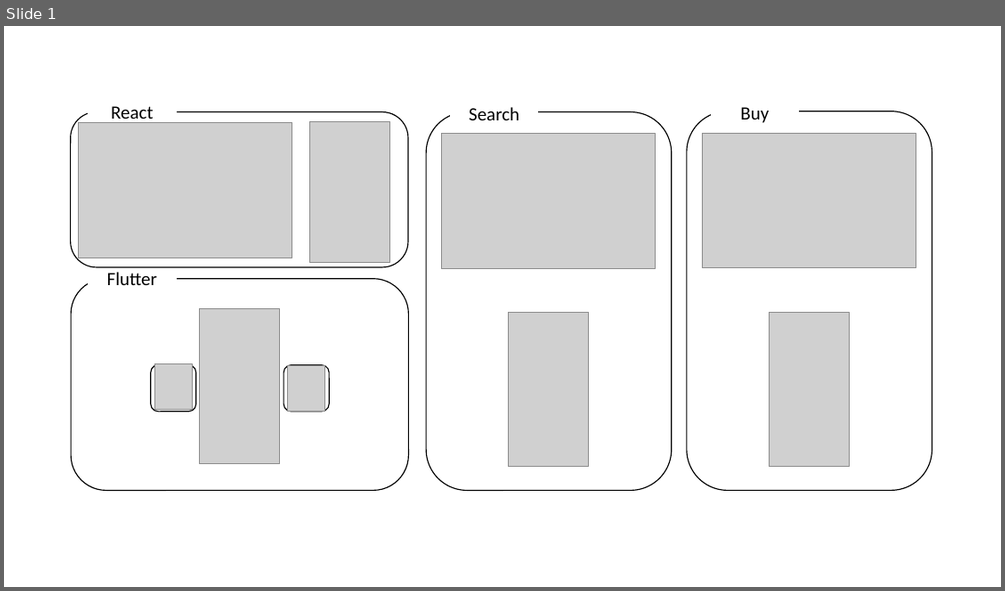
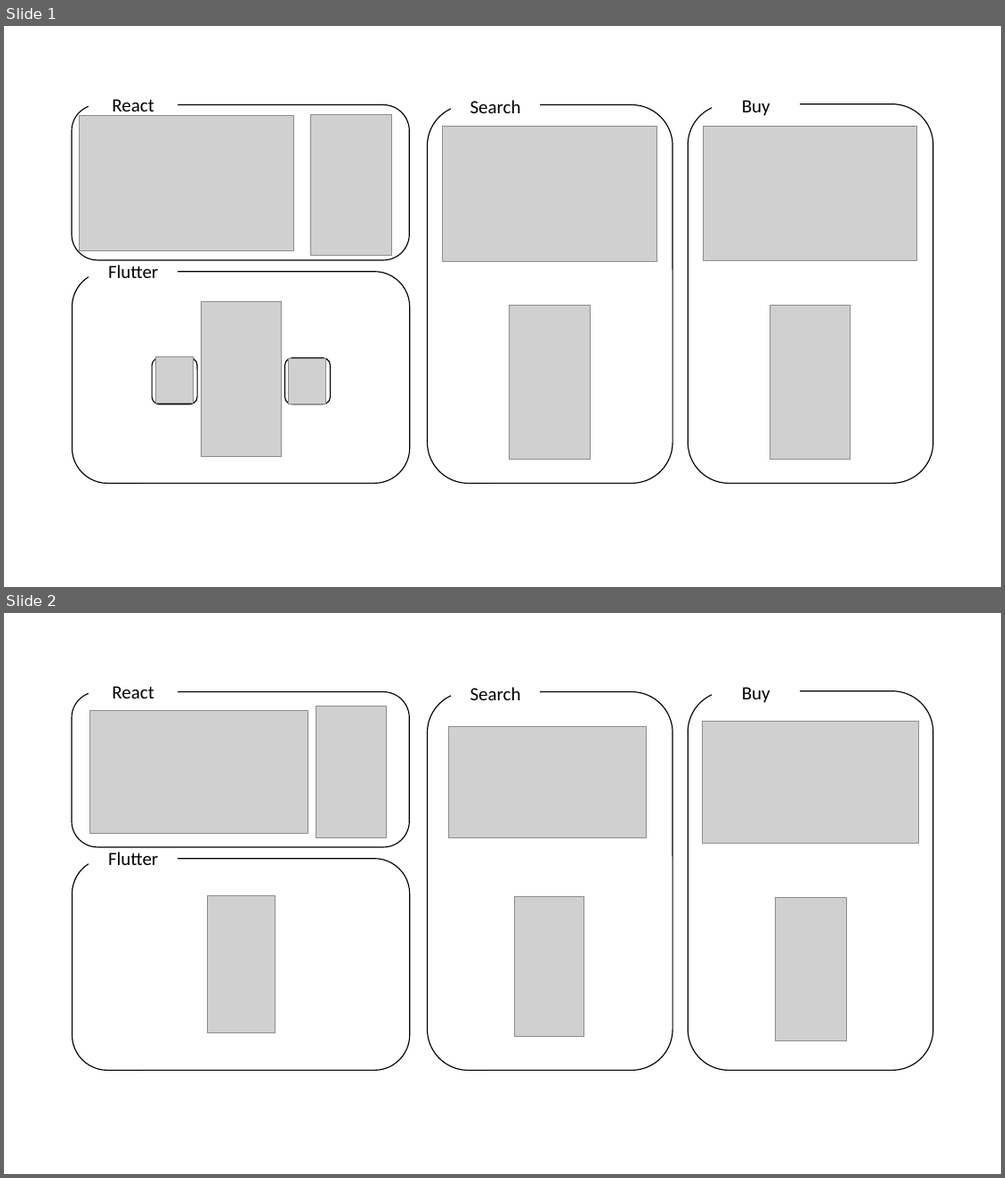
Before and after one commit to pszzang123/capstone2024, a slide deck: doc/책자/책자 이미지.pptx. Shown one above the other, each under a label of ours: slide 1 before the commit, slides 1 and 2 after it. The pictures are 1005x591 and 1005x1178 pixels, drawn with LibreOffice and Linux fonts; fonts in the diff are those of the drawing; grey boxes stand for pictures. Boxes give left, top, right and bottom in pixels: in the first picture for what was removed or moved away, otherwise in the second. Text is boxed around its words. In the diff, an @@ line names an element or a change of style, - is before the commit and + after.

```diff
--- a/doc/책자/책자 이미지.pptx
+++ b/doc/책자/책자 이미지.pptx
@@ slide 2 added at (4,613,1001,1174), background #FFFFFF @@
@@ rounded rectangle added at (72,691,410,847), outline #000000 1 pt @@
@@ rectangle added at (89,682,177,701), fill #FFFFFF, outline #FFFFFF 1 pt, 18 pt, text #000000 @@
+React
@@ rounded rectangle added at (428,691,672,1070), outline #000000 1 pt @@
@@ rectangle added at (452,683,540,703), fill #FFFFFF, outline #FFFFFF 1 pt, 18 pt, text #000000 @@
+Search
@@ rounded rectangle added at (688,690,933,1070), outline #000000 1 pt @@
@@ rectangle added at (712,682,800,702), fill #FFFFFF, outline #FFFFFF 1 pt, 18 pt, text #000000 @@
+Buy
@@ picture added at (89,711,307,834) @@
@@ picture added at (316,706,387,837) @@
@@ picture added at (449,727,647,837) @@
@@ picture added at (703,722,919,844) @@
@@ rectangle added at (89,849,177,868), fill #FFFFFF, outline #FFFFFF 1 pt, 18 pt, text #000000 @@
+Flutter
@@ rounded rectangle added at (72,859,410,1070), outline #000000 1 pt @@
@@ picture added at (207,896,275,1032) @@
@@ picture added at (515,896,584,1037) @@
@@ picture added at (775,897,846,1041) @@
@@ slide 1 changed as well @@
@@ 8 pictures, 6 rounded rectangles, 4 rectangles: place and size @@
-8 pictures, 6 rounded rectangles, 4 rectangles at (71,103,932,491)
+8 pictures, 6 rounded rectangles, 4 rectangles at (72,95,933,483)
@@ picture: place and size @@
-picture at (78,122,291,257)
+picture at (80,116,293,251)
```
Also in this commit, not shown: 3 other files.
